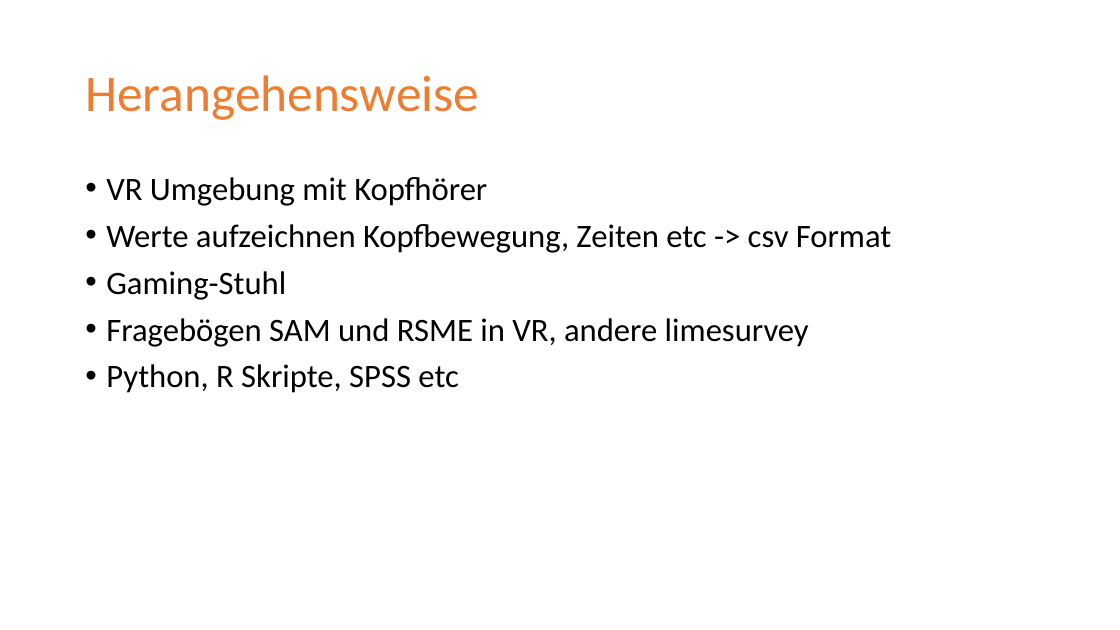
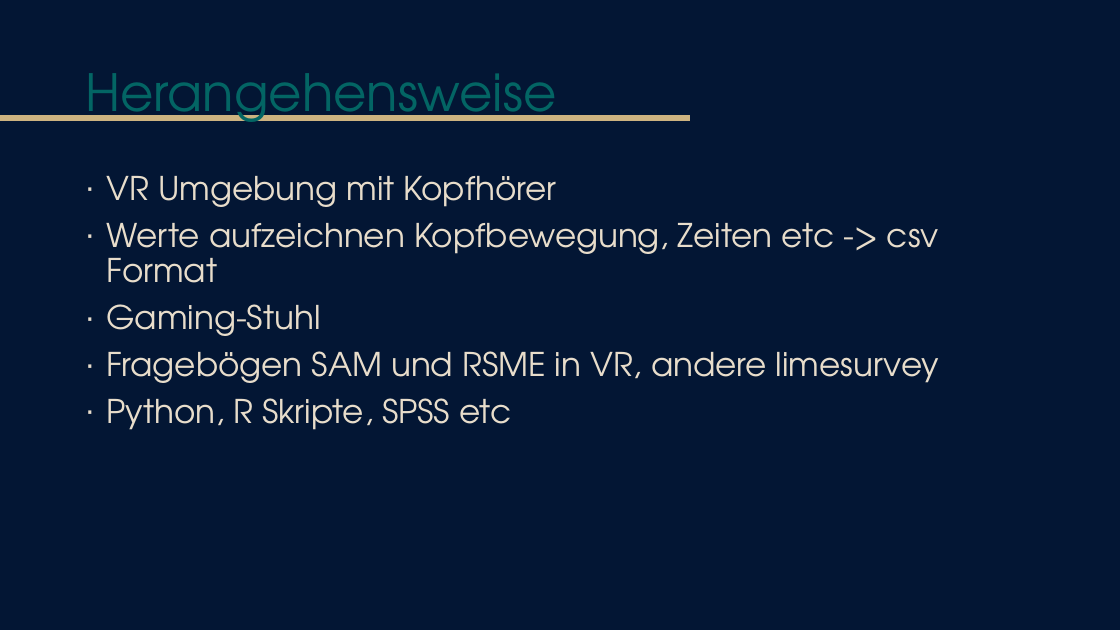
Before and after one commit to tlahmann/mci-af, a slide deck: slide 5 of presentation/Resync Studie.pptx. Drawn at 1120x630 pixels with LibreOffice and Linux fonts; fonts in the diff are those of the drawing. Boxes give left, top, right and bottom in pixels: in the first picture for what was removed or moved away, otherwise in the second. Text is boxed around its words. In the diff, an @@ line names an element or a change of style, - is before the commit and + after.

Commit message:
Fiddle with the design

```diff
--- a/presentation/Resync Studie.pptx
+++ b/presentation/Resync Studie.pptx
@@ background #FFFFFF to #031634 @@
@@ title "Herangehensweise" at bbox=[85, 73, 556, 122]: font Calibri to TeX Gyre Adventor, text colour #ED7D31 to #036564 @@
@@ line added from (0, 118) to (690, 118), #CDB380 4.5 pt @@
@@ text "VR Umgebung mit Kopfhörer" at bbox=[106, 176, 939, 430]: font Calibri to TeX Gyre Adventor, text colour #000000 to #E8DDCB; bullet • to ∙ @@
```
Also in this commit, not shown: 11 other slides changed, 3 slides added, 4 slides removed.
